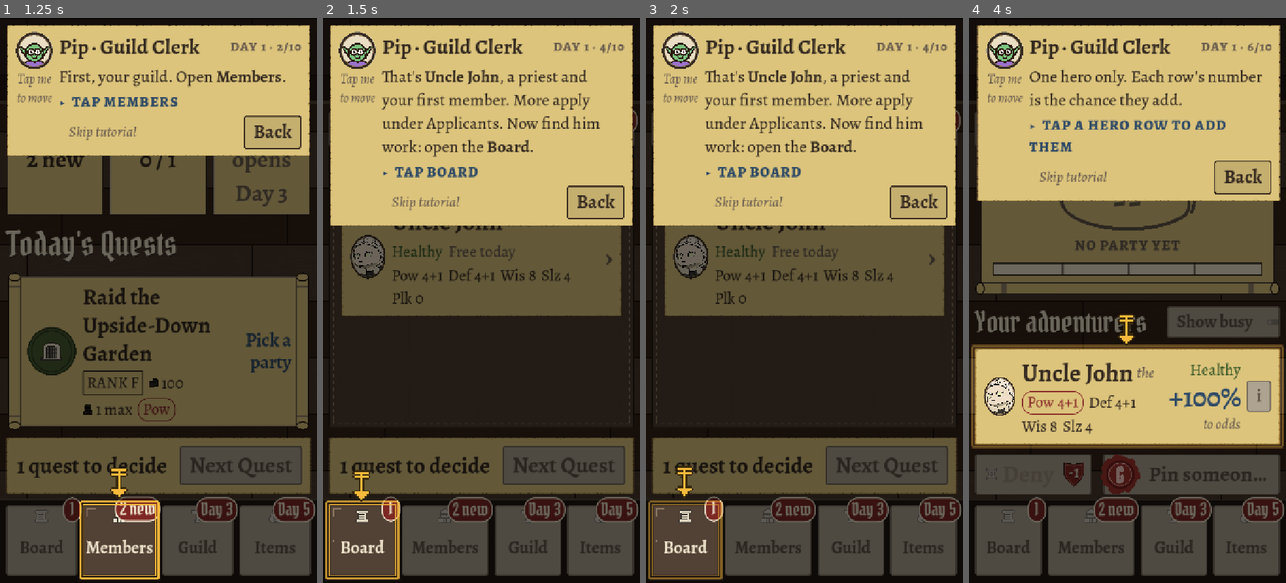
Above: before the commit, frames 1-4 (left to right).
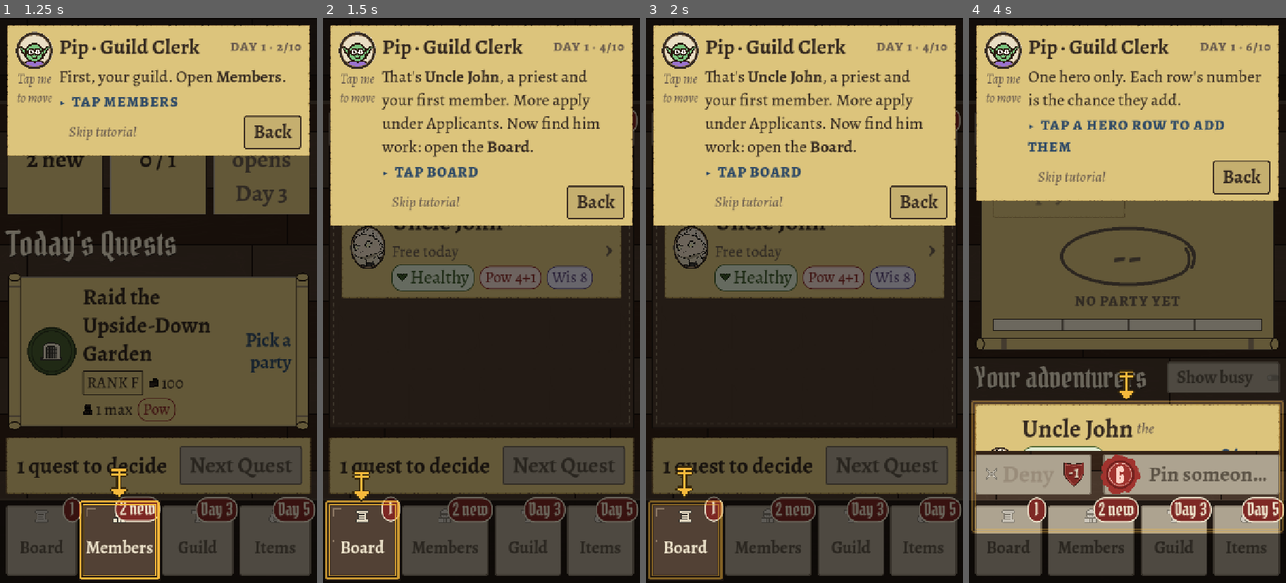
Above: after the commit, the same moments.

Repository: ActuallySanta/Fantasy-Guild-Manager
Game: Godot game, scene res://MobileHall/hall_main.tscn
The game is run twice, just before and just after one commit, with the same random seed, the same clock (stepped at 60 frames per second) and the same inputs.
Inputs (mouse positions are in pixels of both pictures, inside the frame that each line leads up to):
- Up to frame 1 (1.25 s): click "Next" at 0.5 s
- Up to frame 2 (1.5 s): click "Members" at 1.25 s
- Up to frame 3 (2 s): no input
- Up to frame 4 (4 s): click "Board" at 2 s; move the mouse to (1197, 272) at 2.77 s; hold Space (Spawn Card) 2.78-3.5 s; click (1197, 272) at 2.92 s; tap Enter at 3.5 s; drag from (1064, 328) to (1111, 413) at 3.52 s

Frame 1 is identical in both runs. In frame 2, 6.0% of the frame differs, in the area x 6-94%, y 36-53%; in frame 3, 6.0%; in frame 4, 40%, in the area x 0-100%, y 1-92%.

Commit message:
Color stat chips, show top stats on roster cards, rename tabs
- Stat chips and the character page's stat lines use each stat's ink on
  its paper tint, matching the Training Yard's stat buttons. The quest's
  favored stat keeps a heavier border.
- Guild roster cards show only the hero's two strongest quest stats; the
  character page still lists all five.
- The health chip moves into the stat line on roster cards and the
  Assign Party picker, larger and filled in its injury color with an icon.
- Upgrades "Tonight" is now "Facilities"; Items "Pack" is now "Inventory"
  in all player-facing text. Internal ids are unchanged so saves and the
  tutorial still work.

Co-Authored-By: Claude Opus 5.5 <noreply@anthropic.com>

Diff:
--- a/MobileHall/Scenes/Components/stat_strip.tscn
+++ b/MobileHall/Scenes/Components/stat_strip.tscn
@@ -8,6 +8,14 @@
 theme_override_constants/h_separation = 12
 theme_override_constants/v_separation = 2
 script = ExtResource("1_mh62l")
+
+[node name="Health" parent="." instance=ExtResource("2_d5pfk")]
+unique_name_in_owner = true
+visible = false
+layout_mode = 2
+
+[node name="Text" parent="Health/Row" index="1"]
+theme_override_font_sizes/font_size = 28
 
 [node name="Stat0" parent="." instance=ExtResource("2_d5pfk")]
 layout_mode = 2
--- a/MobileHall/Scenes/Overlays/overlay_gear_confirm.tscn
+++ b/MobileHall/Scenes/Overlays/overlay_gear_confirm.tscn
@@ -113,7 +113,7 @@
 layout_mode = 2
 theme_type_variation = &"ItalicLabel"
 theme_override_font_sizes/font_size = 24
-text = "It goes back in the pack, and Gwen gets a free gear slot."
+text = "It goes back in the inventory, and Gwen gets a free gear slot."
 horizontal_alignment = 1
 autowrap_mode = 3
 
--- a/MobileHall/Scenes/Rows/member_card.tscn
+++ b/MobileHall/Scenes/Rows/member_card.tscn
@@ -56,10 +56,6 @@
 theme_override_constants/h_separation = 14
 theme_override_constants/v_separation = 6
 
-[node name="HealthChip" parent="Row/Info/Mid" instance=ExtResource("3_chip")]
-unique_name_in_owner = true
-layout_mode = 2
-
 [node name="TaskChip" parent="Row/Info/Mid" instance=ExtResource("3_chip")]
 unique_name_in_owner = true
 layout_mode = 2
--- a/MobileHall/Scenes/Rows/pick_row.tscn
+++ b/MobileHall/Scenes/Rows/pick_row.tscn
@@ -3,7 +3,6 @@
 [ext_resource type="Script" uid="uid://5081eamp440q" path="res://MobileHall/Scripts/pick_row.gd" id="1_pick"]
 [ext_resource type="PackedScene" uid="uid://h87tubvsjwc3" path="res://MobileHall/Scenes/Components/portrait.tscn" id="2_portrait"]
 [ext_resource type="PackedScene" uid="uid://eyqpbr188oi2" path="res://MobileHall/Scenes/Components/stat_strip.tscn" id="3_stats"]
-[ext_resource type="PackedScene" uid="uid://5khy5d8j40yo" path="res://MobileHall/Scenes/Components/chip.tscn" id="4_chip"]
 
 [node name="PickRow" type="PanelContainer"]
 theme_type_variation = &"PaperCard"
@@ -71,11 +70,6 @@
 theme_override_constants/separation = -6
 alignment = 1
 
-[node name="Health" parent="Row/PickCol" instance=ExtResource("4_chip")]
-unique_name_in_owner = true
-layout_mode = 2
-size_flags_horizontal = 8
-
 [node name="AddValue" type="Label" parent="Row/PickCol"]
 unique_name_in_owner = true
 layout_mode = 2
--- a/MobileHall/Scenes/Tabs/tab_items.tscn
+++ b/MobileHall/Scenes/Tabs/tab_items.tscn
@@ -27,7 +27,7 @@
 size_flags_vertical = 8
 focus_mode = 0
 theme_type_variation = &"FolderTabActive"
-text = "Pack · 9"
+text = "Inventory · 9"
 
 [node name="SegShop" type="Button" parent="SegMargin/Seg"]
 unique_name_in_owner = true
--- a/MobileHall/Scenes/Tabs/tab_pack.tscn
+++ b/MobileHall/Scenes/Tabs/tab_pack.tscn
@@ -37,7 +37,7 @@
 size_flags_horizontal = 3
 theme_type_variation = &"HeadingLabel"
 theme_override_font_sizes/font_size = 40
-text = "The Guild Pack"
+text = "The Guild Inventory"
 text_overrun_behavior = 3
 
 [node name="HideWornToggle" type="CheckButton" parent="FolderMargin/Folder/Col/Head"]
@@ -132,7 +132,7 @@
 layout_mode = 2
 theme_type_variation = &"ItalicLabel"
 theme_override_font_sizes/font_size = 26
-text = "The pack is empty. Buy gear in the Shop, or win it on quests."
+text = "The inventory is empty. Buy gear in the Shop, or win it on quests."
 horizontal_alignment = 1
 autowrap_mode = 3
 
--- a/MobileHall/Scenes/Tabs/tab_shop.tscn
+++ b/MobileHall/Scenes/Tabs/tab_shop.tscn
@@ -125,7 +125,7 @@
 layout_mode = 2
 theme_type_variation = &"ItalicLight"
 theme_override_font_sizes/font_size = 24
-text = "2 items in your pack"
+text = "2 items in your inventory"
 
 [node name="Grid" type="GridContainer" parent="Scroll/Margin/Goods" unique_id=27907534]
 unique_name_in_owner = true
--- a/MobileHall/Scenes/Tabs/tab_upgrades.tscn
+++ b/MobileHall/Scenes/Tabs/tab_upgrades.tscn
@@ -27,7 +27,7 @@
 size_flags_vertical = 8
 focus_mode = 0
 theme_type_variation = &"FolderTabActive"
-text = "Tonight"
+text = "Facilities"
 
 [node name="TonightBadge" type="PanelContainer" parent="SegMargin/Seg/SegTonight"]
 unique_name_in_owner = true
--- a/MobileHall/Scripts/chip.gd
+++ b/MobileHall/Scripts/chip.gd
@@ -1,9 +1,15 @@
 ## A small ink label, optionally with an icon and an outline.
 ## Used for stats, health, gold, rank, party size and other short facts.
 ## The outline is white art (Styles/pill.tres or ink_box.tres) tinted the ink colour.
+## Stats and health are filled pills instead: the paper tint behind the ink.
 ## Scene: MobileHall/Scenes/Components/chip.tscn
 extends PanelContainer
 
+
+## Border of a filled pill, in pixels: the quest's favored stat gets a heavy
+## one, every other filled chip a thin one.
+const FILLED_BORDER := 2
+const FAVORED_BORDER := 4
 
 # ---- NODES
 @onready var _icon: TextureRect = $Row/Icon
@@ -23,7 +29,15 @@
 	_set_ink(text, text_color, icon_name, &"InkBox")
 
 
+## Text on a filled pill: `fill` behind, `ink` for the text, icon and border.
+## border_width in pixels (FILLED_BORDER / FAVORED_BORDER).
+func set_filled(text: String, fill: Color, ink: Color, icon_name: String = "", border_width: int = FILLED_BORDER) -> void:
+	_set_ink(text, ink, icon_name, &"Pill")
+	HallStyle.fill_art(self, HallStyle.PILL_STYLE, fill, ink, border_width)
+
+
 func _set_ink(text: String, text_color: Color, icon_name: String, outline_look: StringName) -> void:
+	HallStyle.clear_fill(self)
 	_label.text = text
 	HallStyle.set_font_color(_label, text_color)
 	_icon.texture = HallStyle.icon_texture(icon_name)
@@ -33,18 +47,20 @@
 	HallStyle.tint_art(self, text_color)
 
 
-## Health from a character's injury level ("Healthy" in green, "Hurt"...).
+## Health from a character's injury level ("Healthy" in green, "Hurt"...),
+## as a filled pill with its icon so it reads at a glance.
 func set_health(character: GuildCharacter) -> void:
 	var look := HallStyle.injury_look(character)
-	set_chip(look.label, look.bg, look.text)
+	set_filled(look.label, look.bg, look.text, look.icon)
 
 
 ## One stat as "Pow 6", or "Pow 5+3" when Armory, gear or Pluck add to it
-## (quests use the sum). The favored stat gets a pill in its colour.
+## (quests use the sum), in the stat's ink on its paper tint (the same look as
+## the Training Yard's stat buttons). The favored stat gets a heavy border.
 func set_stat(character: GuildCharacter, stat_index: int, is_favored: bool = false) -> void:
 	var stat: Dictionary = HallStyle.STATS[stat_index]
 	var bonus := HallStyle.stat_bonus(character, stat_index)
 	var text := "%s %d" % [stat.short, HallStyle.quest_stat_value(character, stat_index) - bonus]
 	if bonus > 0:
 		text += "+%d" % bonus
-	set_chip(text, stat.bg, stat.color if is_favored else HallStyle.TEXT_MAIN, "", is_favored)
+	set_filled(text, stat.bg, stat.color, "", FAVORED_BORDER if is_favored else FILLED_BORDER)
--- a/MobileHall/Scripts/hall_main.gd
+++ b/MobileHall/Scripts/hall_main.gd
@@ -14,7 +14,7 @@
 ## Overlays over everything: End Day check, Day Report, Welcome, Menu,
 ## the Game Over ledger (when the guild is stuck with nobody left; see is_run_over),
 ## and the final battle's credits roll (FINAL_DAY; a victory or a defeat).
-## (The Training Yard and Hospital live on the Upgrades tab's Tonight half.)
+## (The Training Yard and Hospital live on the Upgrades tab's Facilities half.)
 ## On top of all of it: the colorblind filter (set from the Menu, saved to disk).
 ##
 ## What the feedback asked for, and where it lives:
@@ -176,7 +176,7 @@
 const TOAST_DEBUG_GOLD := "%+d gold"
 const TOAST_DEBUG_STANDING := "%+d standing"
 const TOAST_DEBUG_HERO := "%s joined the guild (debug)"
-const TOAST_DEBUG_ITEM := "%s added to the Pack"
+const TOAST_DEBUG_ITEM := "%s added to the Inventory"
 const TOAST_DEBUG_HEALED := "Healed %d, revived %d"
 const TOAST_DEBUG_LEFT_DEAD := "Healed %d, revived %d (%d dead: no free bed)"
 const TOAST_DEBUG_MAXED := "Every building is at level %d"
@@ -214,7 +214,7 @@
 ## The day the Items tab last opened on its own: the first visit each day
 ## shows the Shop (fresh stock), later ones keep whichever half was left open.
 var shop_last_seen_day := 0
-## Upgrades > Tonight: the "+ Add a hero" list under the Training Yard is open.
+## Upgrades > Facilities: the "+ Add a hero" list under the Training Yard is open.
 var training_picker_open := false
 ## The screen covering the tabs, or {} for none:
 ##   {kind: SCREEN_ASSIGN, quest_index: int}
@@ -592,7 +592,7 @@
 			and not GuildUpgrades.is_training(character)
 
 
-## Hurt heroes who aren't in a Hospital bed (the Upgrades > Tonight badge).
+## Hurt heroes who aren't in a Hospital bed (the Upgrades > Facilities badge).
 func hurt_waiting_count() -> int:
 	return roster().filter(func(character):
 		return GuildUpgrades.needs_care(character) and not GuildUpgrades.is_patient(character)).size()
@@ -711,7 +711,7 @@
 	open_tab("guild", section)
 
 
-## The Upgrades tab's Tonight / Build buttons.
+## The Upgrades tab's Facilities / Build buttons.
 func show_upgrades_section(section: String) -> void:
 	open_tab("upgrades", section)
 
@@ -1110,7 +1110,7 @@
 	queue_refresh()
 
 
-# ---- Upgrades > Tonight: Training Yard and Hospital
+# ---- Upgrades > Facilities: Training Yard and Hospital
 
 
 ## "+ Add a hero" under the Training Yard: show / hide who can train.
--- a/MobileHall/Scripts/hall_style.gd
+++ b/MobileHall/Scripts/hall_style.gd
@@ -29,6 +29,9 @@
 
 ## Clips portrait art to its round or oval mask (see mask_to).
 const PORTRAIT_MASK_SHADER := preload("uid://bkumb84ipevs1")  # MobileHall/Styles/portrait_mask.gdshader
+## Outline shapes that fill_art() copies into a filled, coloured box.
+const PILL_STYLE := preload("uid://cels2rr0bev26")  # MobileHall/Styles/pill.tres
+const INK_BOX_STYLE := preload("uid://l4e4648hj2s1")  # MobileHall/Styles/ink_box.tres
 
 
 # ============================================================ QUEST STATES
@@ -135,12 +138,13 @@
 # ---- health
 
 ## GuildCharacter.InjuryLevel -> label, ink (text) and a paper tint (bg).
+## icon = the hall_style ICON_FILES name drawn in the health chip.
 const INJURY_LOOKS := [
-	{"label": "Healthy", "bg": Color("#E0EBD3"), "text": Color("#3D5A2A")},
-	{"label": "Sore", "bg": Color("#F3E7C6"), "text": Color("#6E5410")},
-	{"label": "Hurt", "bg": Color("#F2E0CC"), "text": Color("#8A4A10")},
-	{"label": "Gravely hurt", "bg": Color("#F2DCD4"), "text": Color("#8B2E2A")},
-	{"label": "Dead", "bg": Color("#E2DDE3"), "text": Color("#4A3B4F")},
+	{"label": "Healthy", "bg": Color("#E0EBD3"), "text": Color("#3D5A2A"), "icon": "heart"},
+	{"label": "Sore", "bg": Color("#F3E7C6"), "text": Color("#6E5410"), "icon": "heart"},
+	{"label": "Hurt", "bg": Color("#F2E0CC"), "text": Color("#8A4A10"), "icon": "cross"},
+	{"label": "Gravely hurt", "bg": Color("#F2DCD4"), "text": Color("#8B2E2A"), "icon": "skull"},
+	{"label": "Dead", "bg": Color("#E2DDE3"), "text": Color("#4A3B4F"), "icon": "skull"},
 ]
 
 # ---- portraits
@@ -559,6 +563,27 @@
 	panel.theme_type_variation = variation
 
 
+## Give a panel a filled box in `fill` with an `ink` border, shaped like
+## `shape` (PILL_STYLE or INK_BOX_STYLE). Used where a stat or health needs to
+## read as a coloured tag (stat chips, the character page's stat lines, the
+## health chip). border_width in pixels; 0 hides the border. Undo with
+## clear_fill().
+static func fill_art(panel: Control, shape: StyleBoxFlat, fill: Color, ink: Color, border_width: int = 2) -> void:
+	var box: StyleBoxFlat = shape.duplicate()
+	box.draw_center = true
+	box.bg_color = fill
+	box.border_color = ink
+	box.set_border_width_all(border_width)
+	panel.add_theme_stylebox_override("panel", box)
+	# the box carries its own colours, so the white-art tint must be off
+	panel.self_modulate = WHITE
+
+
+## Drop a fill_art() box so the panel's theme look shows again.
+static func clear_fill(panel: Control) -> void:
+	panel.remove_theme_stylebox_override("panel")
+
+
 ## Ink a white piece of art (seal disc, stamp, outline box, icon) or tint
 ## parchment. self_modulate tints the node's own drawing, not its children.
 static func tint_art(node: CanvasItem, ink: Color) -> void:
--- a/MobileHall/Scripts/home_row.gd
+++ b/MobileHall/Scripts/home_row.gd
@@ -1,4 +1,4 @@
-## One hero in a Training Yard or Hospital card (Upgrades > Tonight, see
+## One hero in a Training Yard or Hospital card (Upgrades > Facilities, see
 ## home_section.gd). The card picks one of the show_* functions; each fills
 ## the same row differently:
 ##   training slot  - stat picker (Str / Def / Wis / Slz) and Remove
--- a/MobileHall/Scripts/home_section.gd
+++ b/MobileHall/Scripts/home_section.gd
@@ -1,4 +1,4 @@
-## One building's card on the Upgrades tab's Tonight half: the Training Yard
+## One building's card on the Upgrades tab's Facilities half: the Training Yard
 ## (heroes in a slot, plus "+ Add a hero" to pick more) or the Hospital
 ## (heroes in a bed, hurt heroes, fallen heroes). Rows are home_row.tscn.
 ## Scene: MobileHall/Scenes/Rows/home_section.tscn
--- a/MobileHall/Scripts/member_card.gd
+++ b/MobileHall/Scripts/member_card.gd
@@ -1,5 +1,6 @@
 ## One adventurer in the Guild tab's roster (a parchment card): portrait,
-## health, what they're doing today, and all five stats. Tap for details.
+## what they're doing today, and health with their two strongest stats.
+## Tap for details (the character page shows every stat).
 ## Scene: MobileHall/Scenes/Rows/member_card.tscn
 extends TapPanel
 
@@ -13,11 +14,13 @@
 const TEXT_IN_BED := "In a Hospital bed"
 const TEXT_DIED_ON := "Died on Day %d"
 
+## How many stats a roster card shows (the strongest ones).
+const SHOWN_STAT_COUNT := 2
+
 # ---- NODES
 @onready var _portrait = %Portrait            # portrait.gd
 @onready var _name: Label = %Name
 @onready var _role: Label = %Role
-@onready var _health_chip = %HealthChip       # chip.gd
 @onready var _task_chip = %TaskChip           # chip.gd
 @onready var _stats = %Stats                  # stat_strip.gd
 
@@ -27,8 +30,8 @@
 	_portrait.show_character(character)
 	_name.text = character.name
 	_role.text = TEXT_ROLE % HallStyle.role_name(character)
-	_health_chip.set_health(character)
-	_stats.show_stats(character)
+	_stats.show_health(character)
+	_stats.show_stats(character, -1, false, SHOWN_STAT_COUNT)
 	_show_task(hall, character)
 
 
--- a/MobileHall/Scripts/overlay_gear_confirm.gd
+++ b/MobileHall/Scripts/overlay_gear_confirm.gd
@@ -21,8 +21,8 @@
 const TITLE_SWAP := "Swap %s's gear?"
 const ON_LINE := "The %s goes on (%s)."
 const CHOICE_HEADING := "Which comes off?"
-const NOTE_TAKE_OFF := "It goes back in the pack, and %s gets a free gear slot."
-const NOTE_SWAP := "The %s goes back in the pack."
+const NOTE_TAKE_OFF := "It goes back in the inventory, and %s gets a free gear slot."
+const NOTE_SWAP := "The %s goes back in the inventory."
 const BUTTON_PICK := "Pick"
 const BUTTON_KEEP := "Keep it on"
 const BUTTON_TAKE_OFF := "Take off"
--- a/MobileHall/Scripts/overlay_tutorial.gd
+++ b/MobileHall/Scripts/overlay_tutorial.gd
@@ -837,10 +837,10 @@
 	return "Tap heroes to add them. Each row's number is the chance they add."
 
 
-## Day 3's Tonight step: Training and Hospital in one line (their own steps
+## Day 3's Facilities step: Training and Hospital in one line (their own steps
 ## can be skipped), plus a note when nothing could be built.
 func _tonight_text() -> String:
-	var text := "Now [b]Tonight[/b]. The [b]Training Yard[/b] drills a stat; the [b]Hospital[/b] heals faster. Heroes there [b]can't quest[/b]."
+	var text := "Now [b]Facilities[/b]. The [b]Training Yard[/b] drills a stat; the [b]Hospital[/b] heals faster. Heroes there [b]can't quest[/b]."
 	if not _seen.get("upgrade", false):
 		text = "Nothing to build yet; the tab gets a badge when you can. " + text
 	return text
@@ -956,7 +956,7 @@
 			"skip": func(): return hall.affordable_buildings().is_empty(),
 			"do": "Tap Build", "text": "Buildings have five levels, paid in %s and standing. You can afford this one. Build it." % GOLD},
 		{"target": func(): return _u(_tab("upgrades"), "SegTonight"), "on": "tab", "when": func(d): return d.upgrades == "tonight",
-			"do": "Tap Tonight", "text": func(): return _tonight_text()},
+			"do": "Tap Facilities", "text": func(): return _tonight_text()},
 		{"target": func(): return _u(_training_section(), "AddButton"), "on": "training_picker",
 			"skip": func(): return not GuildUpgrades.has_free_training_slot() or not _anyone_can_train(),
 			"do": "Tap Add a hero", "text": "Pick a trainee."},
--- a/MobileHall/Scripts/pick_row.gd
+++ b/MobileHall/Scripts/pick_row.gd
@@ -1,5 +1,5 @@
-## One adventurer in Assign Party's picker: portrait, the four quest stats
-## (favored one in a pill), health, how much they'd add to the odds, and which
+## One adventurer in Assign Party's picker: portrait, health and the four quest
+## stats on one line (favored stat with a heavy border), how much they'd add to the odds, and which
 ## quest (or training) they're already on. Tap to pin / unpin; "i" opens
 ## their details.
 ## Scene: MobileHall/Scenes/Rows/pick_row.tscn
@@ -31,7 +31,6 @@
 @onready var _portrait = %Portrait            # portrait.gd
 @onready var _name: Label = %Name
 @onready var _role: Label = %Role
-@onready var _health_chip = %Health           # chip.gd
 @onready var _stats = %Stats                  # stat_strip.gd
 @onready var _info_button: Button = %InfoButton
 # Where they already are
@@ -47,7 +46,7 @@
 	_portrait.show_character(character)
 	_name.text = character.name
 	_role.text = TEXT_ROLE % HallStyle.role_name(character)
-	_health_chip.set_health(character)
+	_stats.show_health(character)
 	_stats.show_stats(character, HallStyle.favored_stat_index(entry.quest), false)
 	_show_elsewhere(hall, entry, character)
 	_show_pick_state(hall, entry, character)
--- a/MobileHall/Scripts/screen_character.gd
+++ b/MobileHall/Scripts/screen_character.gd
@@ -51,8 +51,8 @@
 const BUTTON_RELEASE := "Release"
 # Release confirm sheet
 const TEXT_RELEASE_TITLE := "Release %s?"
-const TEXT_RELEASE_COST := "Gone for good. Gear returns to your pack. Costs %d standing."
-const TEXT_RELEASE_FALLEN := "Their gear returns to your pack."
+const TEXT_RELEASE_COST := "Gone for good. Gear returns to your inventory. Costs %d standing."
+const TEXT_RELEASE_FALLEN := "Their gear returns to your inventory."
 const TEXT_RELEASE_QUEST := " They'll leave %s."
 const BUTTON_RELEASE_CONFIRM := "Release"
 
@@ -227,7 +227,8 @@
 			value_label.text += TEXT_PLUCK_BONUS % pluck_bonus
 		HallStyle.set_font_color(name_label, stat.color)
 		HallStyle.set_font_color(value_label, stat.color)
-		HallStyle.tint_art(line, stat.color)
+		# the stat's ink on its paper tint, like the Training Yard's stat buttons
+		HallStyle.fill_art(line, HallStyle.INK_BOX_STYLE, stat.bg, stat.color)
 
 		# a number that changed for the same hero (gear on / off) pops and flashes
 		if is_same_hero and _shown_stat_texts.get(stat_index, value_label.text) != value_label.text:
--- a/MobileHall/Scripts/stat_strip.gd
+++ b/MobileHall/Scripts/stat_strip.gd
@@ -1,17 +1,47 @@
 ## A row of stat chips ("Pow 6", "Def 4+2", ...) that wraps when it runs out of
-## room. The quest's favored stat gets a heavy outline so you can see who fits
-## without reading numbers.
+## room, led by an optional health chip. The quest's favored stat gets a heavy
+## outline so you can see who fits without reading numbers.
 ## Scene: MobileHall/Scenes/Components/stat_strip.tscn
-## (The scene has one chip child per stat, in hall_style STATS order.)
+## (The scene has a Health chip, then one chip child per stat named Stat0..Stat4
+## in hall_style STATS order.)
 extends HFlowContainer
 
 
+# ---- NODES
+@onready var _health_chip = %Health           # chip.gd
+
 
 ## favored_stat_index = index into hall_style STATS (-1 = none).
-## Pluck isn't rolled against directly (it boosts the other stats), so it's only shown when `include_pluck` is on.
-func show_stats(character: GuildCharacter, favored_stat_index: int = -1, include_pluck: bool = true) -> void:
+## Pluck isn't rolled against directly (it boosts the other stats), so it's only
+## shown when `include_pluck` is on.
+## top_count = how many stats to show (0 = all): the hero's strongest quest
+## stats by the value quests use (with Armory, gear and Pluck). Pluck is never
+## one of them, and ties go to the stat listed first in STATS.
+func show_stats(character: GuildCharacter, favored_stat_index: int = -1, include_pluck: bool = true, top_count: int = 0) -> void:
+	var shown_stats := _top_stats(character, top_count) if top_count > 0 else []
 	for stat_index in HallStyle.STAT_COUNT:
-		var stat_chip := get_child(stat_index)
-		stat_chip.visible = stat_index != HallStyle.PLUCK_INDEX or include_pluck
+		var stat_chip := get_node("Stat%d" % stat_index)
+		if top_count > 0:
+			# shown chips keep STATS order, so a stat sits in the same place on every card
+			stat_chip.visible = shown_stats.has(stat_index)
+		else:
+			stat_chip.visible = stat_index != HallStyle.PLUCK_INDEX or include_pluck
 		if stat_chip.visible:
 			stat_chip.set_stat(character, stat_index, stat_index == favored_stat_index)
+
+
+## Show the health chip at the head of the strip (hidden until this is called).
+func show_health(character: GuildCharacter) -> void:
+	_health_chip.visible = true
+	_health_chip.set_health(character)
+
+
+## The `count` strongest quest stats, as STATS indexes.
+func _top_stats(character: GuildCharacter, count: int) -> Array:
+	var ranked := range(HallStyle.QUEST_STAT_COUNT)
+	var values := {}
+	for stat_index in ranked:
+		values[stat_index] = HallStyle.quest_stat_value(character, stat_index)
+	# sort_custom isn't stable, so break ties on the index to keep STATS order
+	ranked.sort_custom(func(a, b): return values[a] > values[b] or (values[a] == values[b] and a < b))
+	return ranked.slice(0, count)
--- a/MobileHall/Scripts/tab_items.gd
+++ b/MobileHall/Scripts/tab_items.gd
@@ -1,5 +1,5 @@
 ## Items tab: the guild's gear, split in two folder tabs.
-##   Pack - everything the guild owns and who wears what (tab_pack.gd)
+##   Inventory (internally "pack") - everything the guild owns and who wears what (tab_pack.gd)
 ##   Shop - Grizzle's counter, today's goods (tab_shop.gd)
 ## Which one is open is hall.items_section (HallMain.ITEMS_SECTION_*). The nav
 ## button and HallMain.TAB_SHOP keep the id "shop" so the tutorial's unlock day
@@ -13,7 +13,7 @@
 const FOLDER_TAB_HEIGHT_OPEN := 80
 
 # ---- TEXT
-const BUTTON_PACK := "Pack · %d"
+const BUTTON_PACK := "Inventory · %d"
 const BUTTON_SHOP := "Shop · %d left"
 const BUTTON_SHOP_SOLD_OUT := "Shop · sold out"
 
--- a/MobileHall/Scripts/tab_pack.gd
+++ b/MobileHall/Scripts/tab_pack.gd
@@ -32,16 +32,16 @@
 const FILTER_FONT_SIZE := 24
 
 # ---- TEXT
-const TITLE := "The Guild Pack"
+const TITLE := "The Guild Inventory"
 const HIDE_WORN := "Hide equipped"
 const COUNT_LINE := "%s · %d worn · %d spare"
-const EMPTY_PACK := "The pack is empty. Buy gear in the Shop, or win it on quests."
+const EMPTY_PACK := "The inventory is empty. Buy gear in the Shop, or win it on quests."
 const ALL_WORN := "Every item here is being worn. Untick \"Hide equipped\" to see them."
-const NONE_FOR_ROLE := "No %s gear in the pack."
+const NONE_FOR_ROLE := "No %s gear in the inventory."
 const FILTER_ALL_TEXT := "All"
 const NOTHING_PICKED := "Pick an item"
 const WORN_BY := "Worn by %s"
-const SPARE_NOTE := "In the pack · ready to equip"
+const SPARE_NOTE := "In the inventory · ready to equip"
 const BUTTON_TAKE_OFF := "Take off"
 const BUTTON_EQUIP := "Equip on…"
 
--- a/MobileHall/Scripts/tab_shop.gd
+++ b/MobileHall/Scripts/tab_shop.gd
@@ -22,11 +22,11 @@
 const KEEPER_LINE := "Fresh stock every dawn!"
 const GOODS_TITLE := "TODAY'S GOODS"
 ## Only shown when the pack holds unworn items (a reminder to equip them).
-const PACK_NOTE := "%s in your pack"
+const PACK_NOTE := "%s in your inventory"
 const BUY_BUTTON := "Buy · %dg"
 const SOLD_BUTTON := "Sold"
 const NOTHING_PICKED := "Pick something"
-const SOLD_HINT := "Bought! Equip it from the Pack."
+const SOLD_HINT := "Bought! Equip it from the Inventory."
 const TOO_POOR_HINT := " · Not enough gold"
 
 # ---- NODES
--- a/MobileHall/Scripts/tab_upgrades.gd
+++ b/MobileHall/Scripts/tab_upgrades.gd
@@ -1,5 +1,5 @@
 ## Upgrades tab (the "Guild" nav button): a folder with two tabs.
-##   Tonight - the Training Yard (who drills which stat) and the Hospital
+##   Facilities - the Training Yard (who drills which stat) and the Hospital
 ##             (who's in a bed), each a building plan; the badge counts hurt
 ##             heroes not in a bed
 ##   Build   - the treasury ledger, then a building plan for every working
@@ -18,7 +18,7 @@
 const FOLDER_TAB_HEIGHT_OPEN := 80
 
 # ---- TEXT
-const SECTION_TONIGHT := "Tonight"
+const SECTION_TONIGHT := "Facilities"
 const SECTION_BUILD := "Build"
 const WALLET := "%d gold"
 const STANDING := "· Standing %d"
